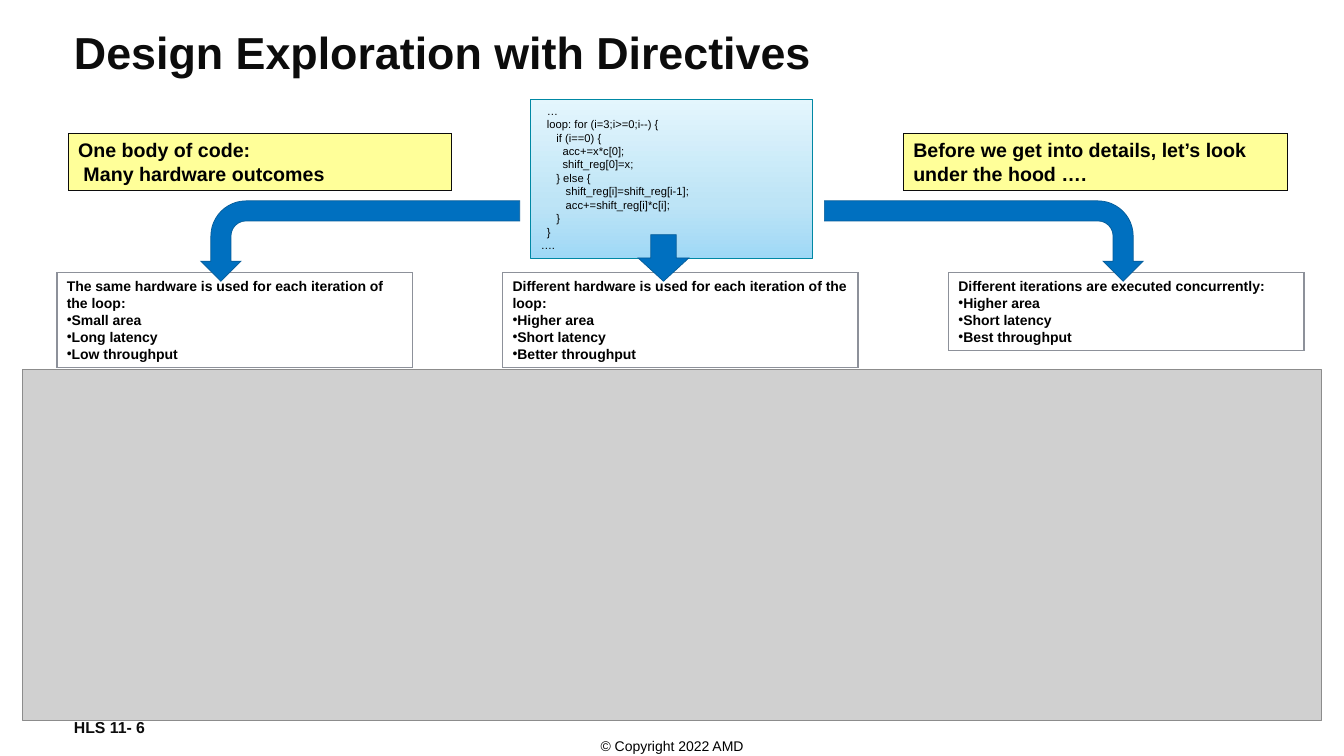
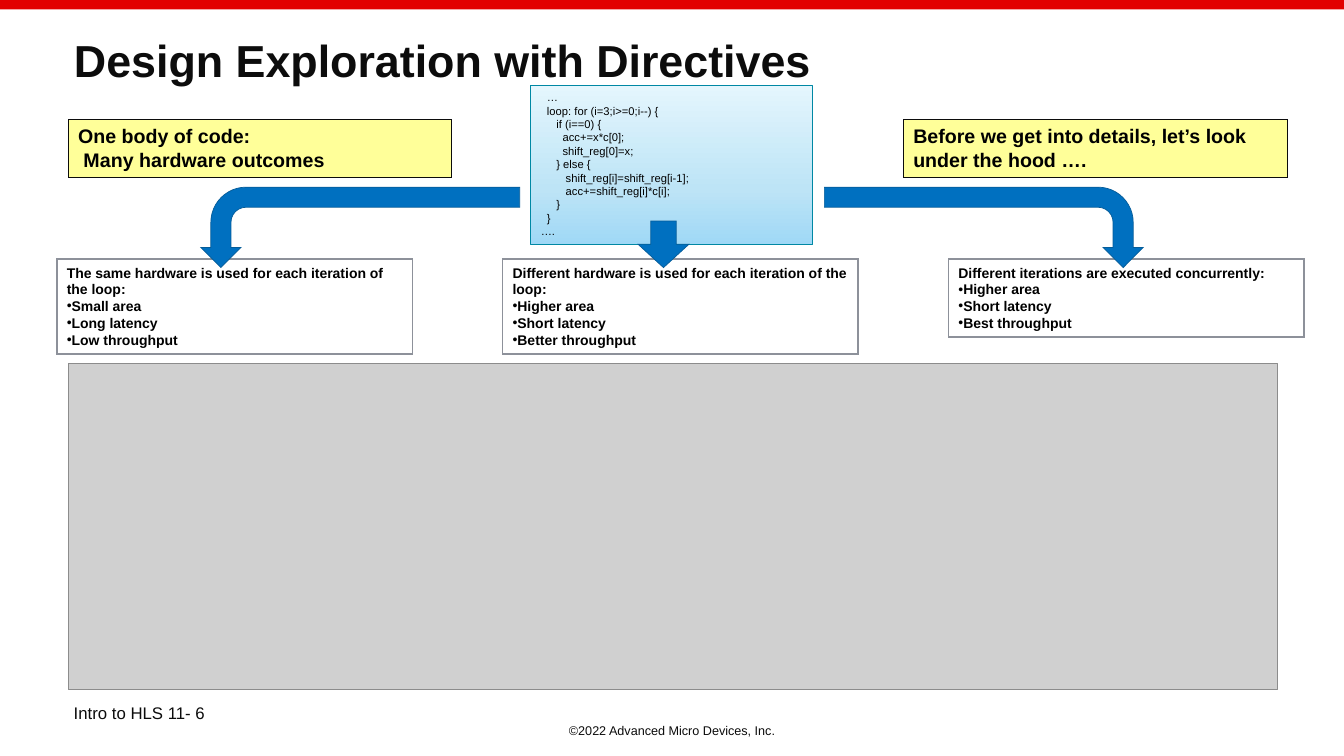
Before and after one commit to ChunxuGuo/High-Level-Synthesis-Flow-on-Zynq-using-Vitis-HLS, a slide deck: slide 6 of vitis_slides/11_HLS_Intro.PPTX. Drawn at 1344x756 pixels with LibreOffice and Linux fonts; fonts in the diff are those of the drawing; grey boxes stand for pictures; background and template pictures are left out. Boxes give left, top, right and bottom in pixels: in the first picture for what was removed or moved away, otherwise in the second. Text is boxed around its words. In the diff, an @@ line names an element or a change of style, - is before the commit and + after.

```diff
--- a/vitis_slides/11_HLS_Intro.PPTX
+++ b/vitis_slides/11_HLS_Intro.PPTX
@@ rectangle added at (0,0,1344,9), fill #E20000 @@
@@ title "Design Exploration with Directives": place and size @@
-title "Design Exploration with Directives" at (74,36,810,78)
+title "Design Exploration with Directives" at (74,44,810,86)
@@ 6 rectangles, 2 bent arrows, 1 down arrow: place and size @@
-6 rectangles, 2 bent arrows, 1 down arrow at (56,99,1305,368)
+6 rectangles, 2 bent arrows, 1 down arrow at (56,86,1305,354)
@@ picture: place and size @@
-picture at (22,370,1322,721)
+picture at (69,363,1278,690)
@@ text at (74,707,204,719): size 11.3 to 12 pt, bold off; vertical alignment middle to top @@
@@ text at (569,726,775,737): text changed; size 10 to 9 pt; text colour #000000 to #0C0C0C @@
-© Copyright 2022 AMD
+©2022 Advanced Micro Devices, Inc.
```
Also in this commit, not shown: 51 other slides changed, 2 slides added, 9 other files.
